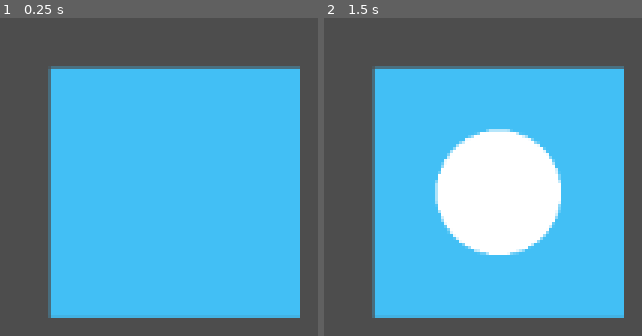
Above: before the commit, frames 1-2 (left to right).
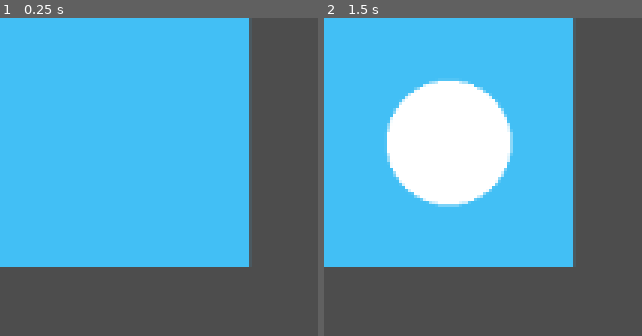
Above: after the commit, the same moments.

Repository: Za1ea/BigProject
Game: Godot game, scene res://cell.tscn
Same seed, same stepped clock (60 frames per second), same inputs: the game is played once before the commit and once after it. The project has no main scene, so this scene is started directly.
Inputs (mouse positions are in pixels of both pictures, inside the frame that each line leads up to):
- Up to frame 1 (0.25 s): no input
- Up to frame 2 (1.5 s): tap Enter at 0.5 s; move the mouse to (365, 59) at 0.52 s; click (365, 59) at 0.6 s; tap Space at 1.25 s; move the mouse to (outside the picture) at 1.27 s; click (outside the picture) at 1.35 s

The runs differ from the first frame. In frame 1, 45% of the frame differs, in the area x 0-95%, y 0-95%; in frame 2, 62%.

Commit message:
fixed input handling of grid

Diff:
--- a/big_project/cell.gd
+++ b/big_project/cell.gd
@@ -1,5 +1,6 @@
 extends Control
 
+var default = true;
 
 # Called when the node enters the scene tree for the first time.
 func _ready():
@@ -7,24 +8,27 @@
 	set_process_input(true)
 
 func _gui_input(event):
-	if event is InputEventMouseButton:
-		print("clicked")
-		if event.button_index == MOUSE_BUTTON_LEFT and event.pressed:
-			$square.animation = "circle"
+#	if event is InputEventMouseButton:
+	if Input.is_action_just_pressed("draw_circle"):
+		default = not default
+		switch_animation()
+#		print("clicked")
+#		if event.button_index == MOUSE_BUTTON_LEFT and event.pressed:
+#			default = not default
+#			switch_animation()
 
 
-#func spawn_circle():
-#	var circle = Sprite2D.new()
-#	circle.position = Vector2(get_size().x / 2, get_size().y / 2)
-#	add_child(circle)
+func switch_animation():
+	if default:
+		$square.animation = "default"
+	if not default:
+		$square.animation = "circle"
 #
 
 
 # Called every frame. 'delta' is the elapsed time since the previous frame.
 func _process(delta):
+#	if Input.is_action_just_pressed("draw_circle"):
+#		default = not default
+#		switch_animation()
 	pass
-
-
-#func _draw():
-#	if Input.action_is_pressed("draw_circle"):
-#		draw_circle(Vector2(50,50), 10, Color.WHITE)
--- a/big_project/cell.tscn
+++ b/big_project/cell.tscn
@@ -26,6 +26,7 @@
 [node name="cell" type="Node2D"]
 
 [node name="Control" type="Control" parent="."]
+custom_minimum_size = Vector2(120, 120)
 layout_mode = 3
 anchors_preset = 0
 offset_right = 40.0
@@ -33,7 +34,7 @@
 script = ExtResource("1_8bjgb")
 
 [node name="square" type="AnimatedSprite2D" parent="Control"]
-position = Vector2(84, 84)
+position = Vector2(60, 60)
 scale = Vector2(0.2, 0.2)
 sprite_frames = SubResource("SpriteFrames_op8wo")
 animation = &"circle"
